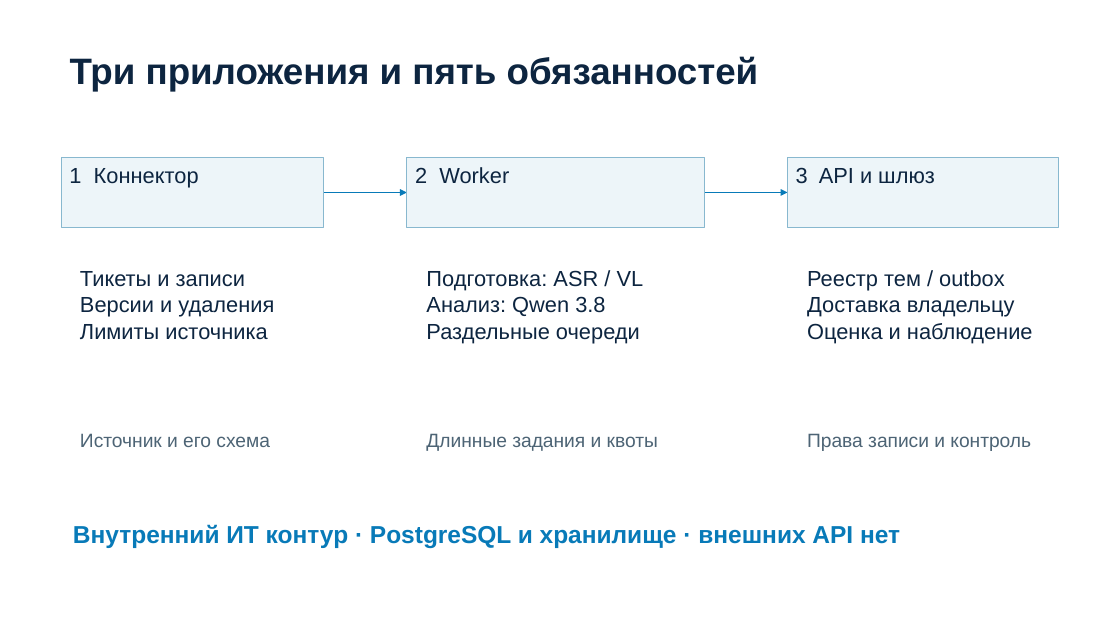
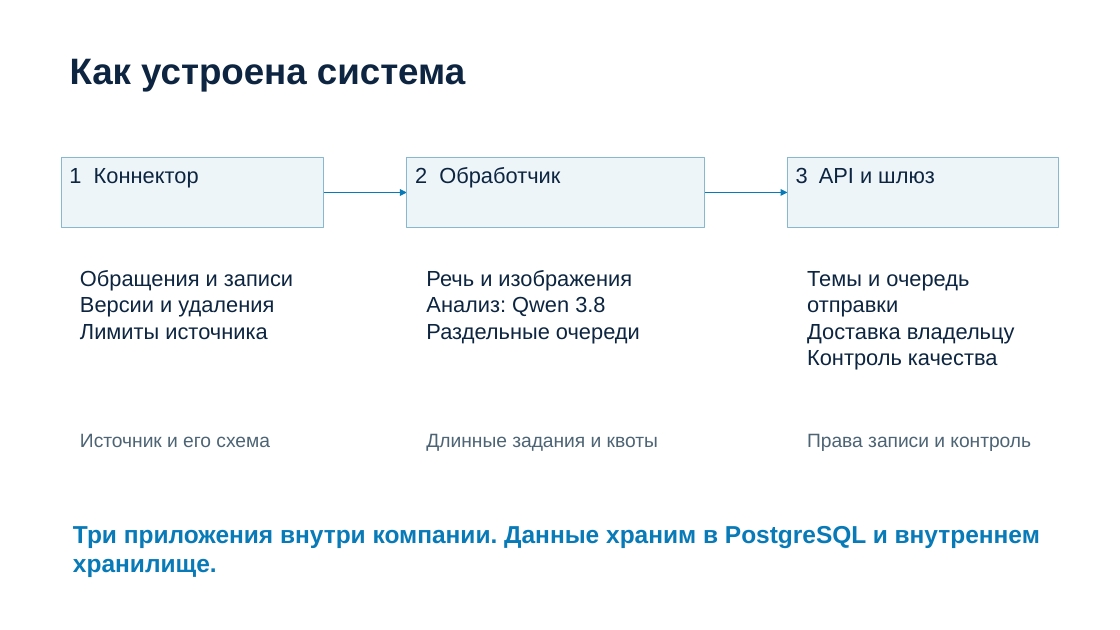
Before and after one commit to egorbaranos-max/intelligence-cup-feedback-agent, a slide deck: slide 4 of submission/presentation.pptx. Drawn at 1120x630 pixels with LibreOffice and Linux fonts; fonts in the diff are those of the drawing. Boxes give left, top, right and bottom in pixels: in the first picture for what was removed or moved away, otherwise in the second. Text is boxed around its words. In the diff, an @@ line names an element or a change of style, - is before the commit and + after.

```diff
--- a/submission/presentation.pptx
+++ b/submission/presentation.pptx
@@ text at bbox=[70, 58, 465, 91]: text changed @@
-Три приложения и пять обязанностей
+Как устроена система
@@ text in rectangle at bbox=[415, 167, 560, 188]: text changed @@
-2 Worker
+2 Обработчик
@@ text at bbox=[80, 270, 293, 291]: text changed @@
-Тикеты и записи
+Обращения и записи
@@ text at bbox=[426, 270, 632, 291]: text changed @@
-Подготовка: ASR / VL
+Речь и изображения
@@ text at bbox=[807, 271, 969, 317]: text changed @@
-Реестр тем / outbox
+Темы и очередь отправки
@@ text at bbox=[807, 350, 998, 370]: text changed @@
-Оценка и наблюдение
+Контроль качества
@@ text at bbox=[73, 526, 1040, 577]: text changed @@
-Внутренний ИТ контур · PostgreSQL и хранилище · внешних API нет
+Три приложения внутри компании. Данные храним в PostgreSQL и внутреннем хранилище.
```
Also in this commit, not shown: 9 other slides changed, 13 other files.
